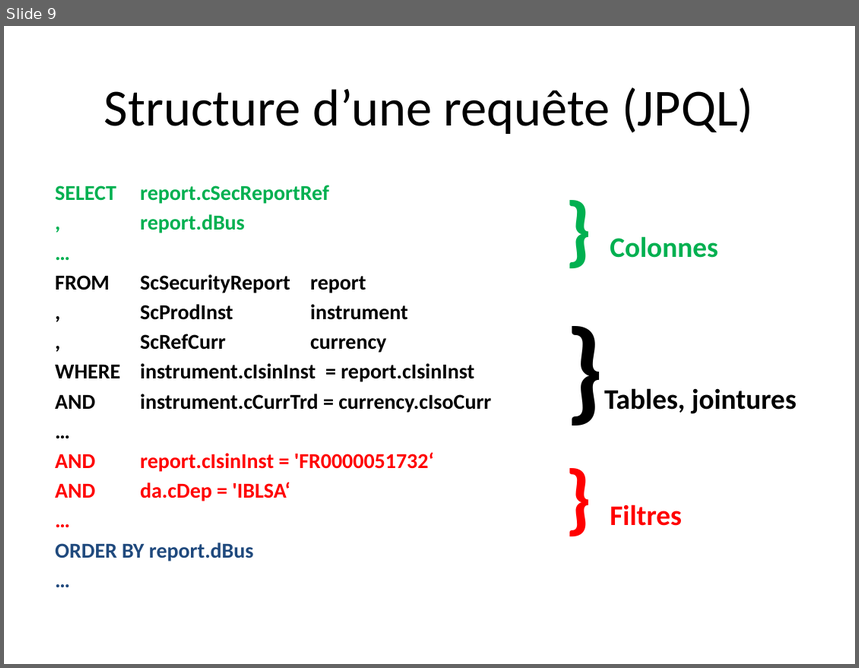
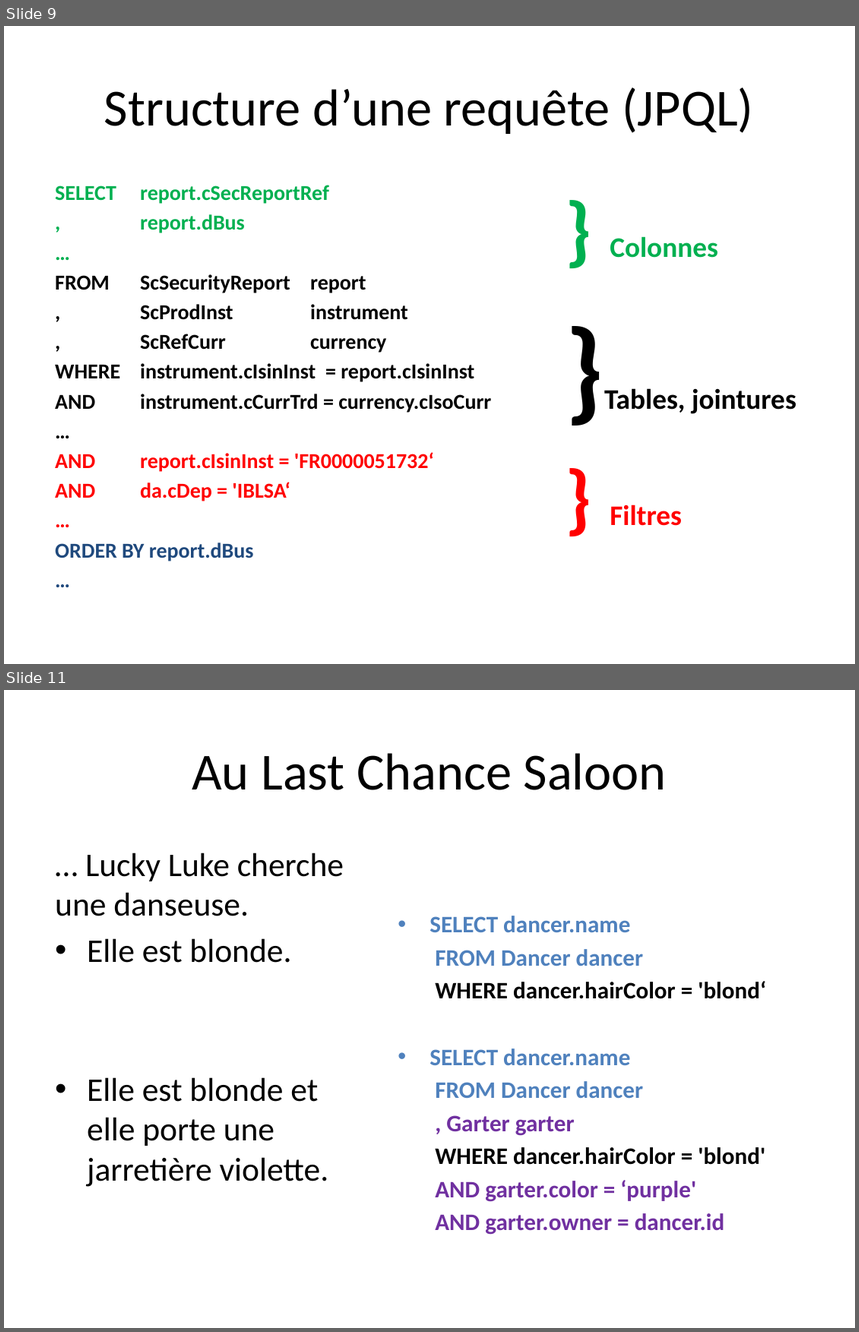
Before and after one commit to aqueryom/aqueryom, a slide deck: Criteria Mix.pptx. Shown one above the other, each under a label of ours: slide 9 before the commit, slides 9 and 11 after it; the slides between them are not shown. The pictures are 859x668 and 859x1332 pixels, drawn with LibreOffice and Linux fonts; fonts in the diff are those of the drawing. Boxes give left, top, right and bottom in pixels: in the first picture for what was removed or moved away, otherwise in the second. Text is boxed around its words. In the diff, an @@ line names an element or a change of style, - is before the commit and + after.

```diff
--- a/Criteria Mix.pptx
+++ b/Criteria Mix.pptx
@@ slide 11 added at (4,690,855,1328), background #FFFFFF @@
@@ title added at (192,753,667,790), 44 pt, text #000000 @@
+Au Last Chance Saloon
@@ text added at (55,853,344,1187), 28 pt, text #000000 @@
+… Lucky Luke cherche une danseuse.
+• Elle est blonde.
+• Elle est blonde et elle porte une jarretière violette.
@@ text added at (430,916,766,1235), 20 pt, text #4F81BD, bold @@
+• SELECT dancer.name
+  FROM Dancer dancer
+  WHERE dancer.hairColor = 'blond‘
+• SELECT dancer.name
+  FROM Dancer dancer
+  , Garter garter
+  WHERE dancer.hairColor = 'blond'
+  AND garter.color = ‘purple'
+  AND garter.owner = dancer.id
```
Also in this commit, not shown: 2 other slides added, 2 slides removed.
